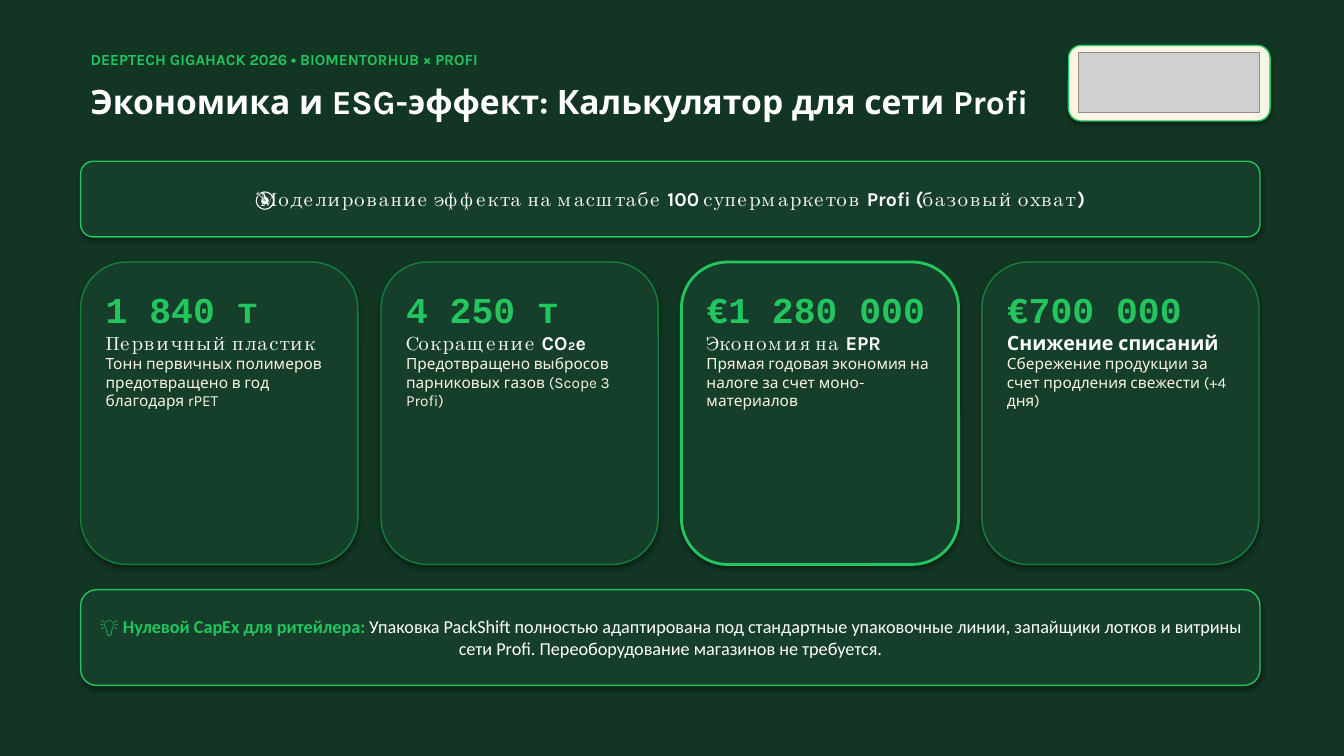
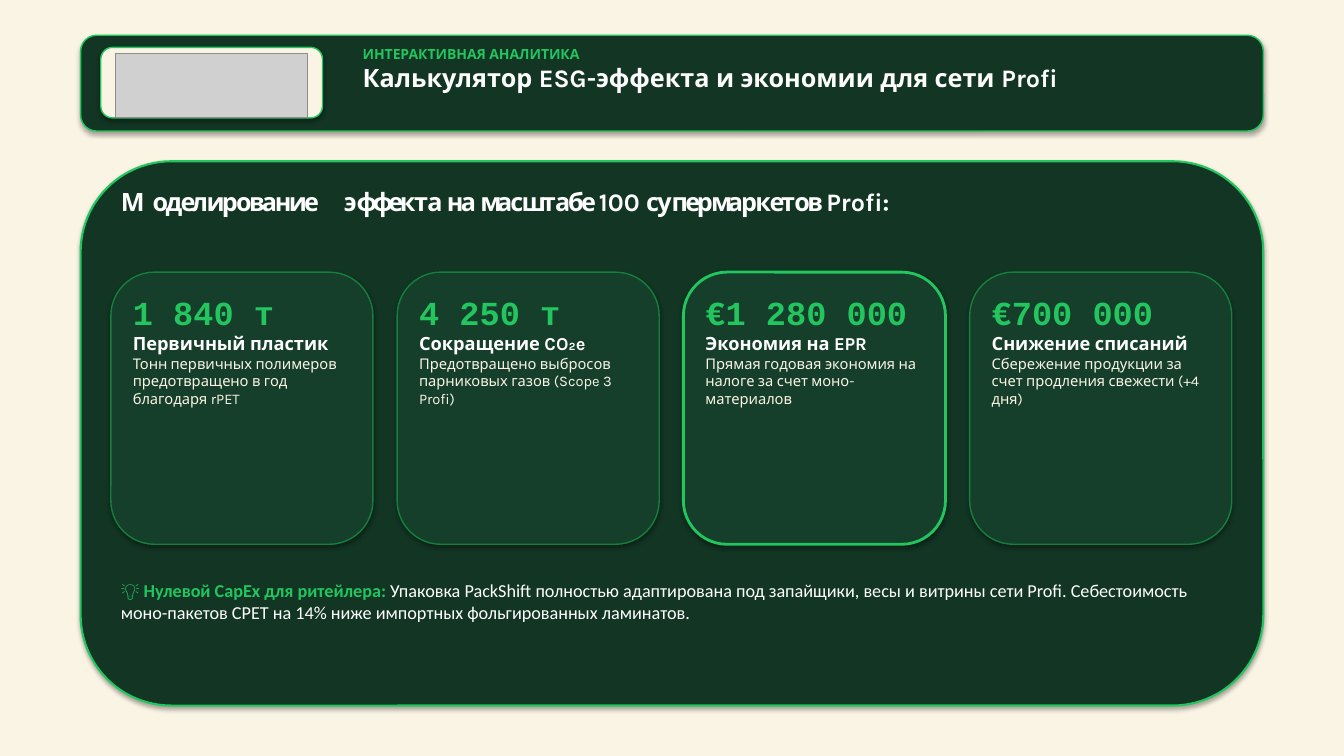
Before and after one commit to lisqrn/Hackaton-202636, a slide deck: slide 5 of PackShift_Profi_Gigahack2026.pptx. Drawn at 1344x756 pixels with LibreOffice and Linux fonts; fonts in the diff are those of the drawing; grey boxes stand for pictures. Boxes give left, top, right and bottom in pixels: in the first picture for what was removed or moved away, otherwise in the second. Text is boxed around its words. In the diff, an @@ line names an element or a change of style, - is before the commit and + after.

Commit message:
style: overhaul presentation and slide deck to 100% match website visual styling and butter-pine brand identity

```diff
--- a/PackShift_Profi_Gigahack2026.pptx
+++ b/PackShift_Profi_Gigahack2026.pptx
@@ rectangle at box(0, 0, 1344, 756): fill #123524 to #FAF4E4; outline #123524 0.75 pt to #FAF4E4 0.75 pt @@
@@ rounded rectangle added at box(81, 35, 1263, 131), fill #123524, outline #22C55E 1 pt @@
@@ text removed at box(91, 55, 478, 65) @@
-DEEPTECH GIGAHACK 2026 • BIOMENTORHUB × PROFI
@@ rounded rectangle: place and size @@
-rounded rectangle at box(1069, 45, 1270, 121)
+rounded rectangle at box(101, 47, 323, 118)
@@ picture: place and size @@
-picture at box(1079, 52, 1260, 113)
+picture at box(116, 53, 308, 117)
@@ text added at box(363, 49, 1057, 93), 18 pt, text #FFFFFF, bold @@
+ИНТЕРАКТИВНАЯ АНАЛИТИКА
+Калькулятор ESG-эффекта и экономии для сети Profi
@@ text removed at box(91, 88, 1028, 122) @@
-Экономика и ESG-эффект: Калькулятор для сети Profi
@@ rounded rectangle added at box(81, 161, 1263, 706), fill #123524, outline #22C55E 1.5 pt @@
@@ text "🎯 Моделирование эффекта на масштабе ...": place and size @@
-text "🎯 Моделирование эффекта на масштабе ..." at box(81, 161, 1260, 237)
+text "🎯 Моделирование эффекта на масштабе ..." at box(344, 191, 889, 217)
@@ text "🎯 Моделирование эффекта на масштабе ..." at box(344, 191, 889, 217): vertical alignment middle to top; fill #153E2B to none; outline #22C55E 1 pt to none; shadow off @@
@@ text at box(344, 191, 889, 217): text changed; size 14 to 18 pt @@
-🎯 Моделирование эффекта на масштабе 100 супермаркетов Profi (базовый охват)
+🎯 Моделирование эффекта на масштабе 100 супермаркетов Profi:
@@ rounded rectangle: place and size @@
-rounded rectangle at box(81, 262, 358, 565)
+rounded rectangle at box(111, 272, 373, 544)
@@ text "1 840 т": place and size @@
-text "1 840 т" at box(106, 298, 322, 410)
+text "1 840 т" at box(133, 302, 337, 408)
@@ text "1 840 т" at box(133, 302, 337, 408): size 26 to 24 pt in "1 840 т"; size 14 to 13 pt in "Первичный пластик"; size 11 to 10.5 pt in "Тонн первичных полимеров предотвращено в год благодаря ..." @@
@@ rounded rectangle: place and size @@
-rounded rectangle at box(381, 262, 658, 565)
+rounded rectangle at box(397, 272, 659, 544)
@@ text "4 250 т": place and size @@
-text "4 250 т" at box(406, 298, 610, 408)
+text "4 250 т" at box(419, 302, 612, 406)
@@ text "4 250 т" at box(419, 302, 612, 406): size 26 to 24 pt in "4 250 т"; size 14 to 13 pt in "Сокращение CO₂e"; size 11 to 10.5 pt in "Предотвращено выбросов парниковых газов (Scope 3 Profi)" @@
@@ rounded rectangle: place and size @@
-rounded rectangle at box(682, 262, 959, 565)
+rounded rectangle at box(684, 272, 946, 544)
@@ text "€1 280 000" at box(705, 302, 916, 408): size 26 to 24 pt in "€1 280 000"; size 14 to 13 pt in "Экономия на EPR"; size 11 to 10.5 pt in "Прямая годовая экономия на налоге за счет ..." @@
@@ rounded rectangle: place and size @@
-rounded rectangle at box(982, 262, 1259, 565)
+rounded rectangle at box(970, 272, 1232, 544)
@@ text "€700 000": place and size @@
-text "€700 000" at box(1007, 298, 1226, 409)
+text "€700 000" at box(992, 302, 1199, 407)
@@ text "€700 000" at box(992, 302, 1199, 407): size 26 to 24 pt in "€700 000"; size 14 to 13 pt in "Снижение списаний"; size 11 to 10.5 pt in "Сбережение продукции за счет продления свежести (+4 ..." @@
@@ text "💡 Нулевой CapEx для ритейлера: ..." at box(121, 584, 1187, 622): vertical alignment middle to top; fill #153E2B to none; outline #22C55E 1 pt to none; shadow off @@
@@ text "💡 Нулевой CapEx для ритейлера: ...": place and size @@
-text "💡 Нулевой CapEx для ритейлера: ..." at box(81, 590, 1260, 686)
+text "💡 Нулевой CapEx для ритейлера: ..." at box(121, 584, 1187, 622)
@@ text at box(121, 584, 1187, 622): text changed @@
-💡 Нулевой CapEx для ритейлера: Упаковка PackShift полностью адаптирована под стандартные упаковочные линии, запайщики лотков и витрины сети Profi. Переоборудование магазинов не требуется.
+💡 Нулевой CapEx для ритейлера: Упаковка PackShift полностью адаптирована под запайщики, весы и витрины сети Profi. Себестоимость моно-пакетов CPET на 14% ниже импортных фольгированных ламинатов.
```
Also in this commit, not shown: 7 other slides changed, 4 other files.
